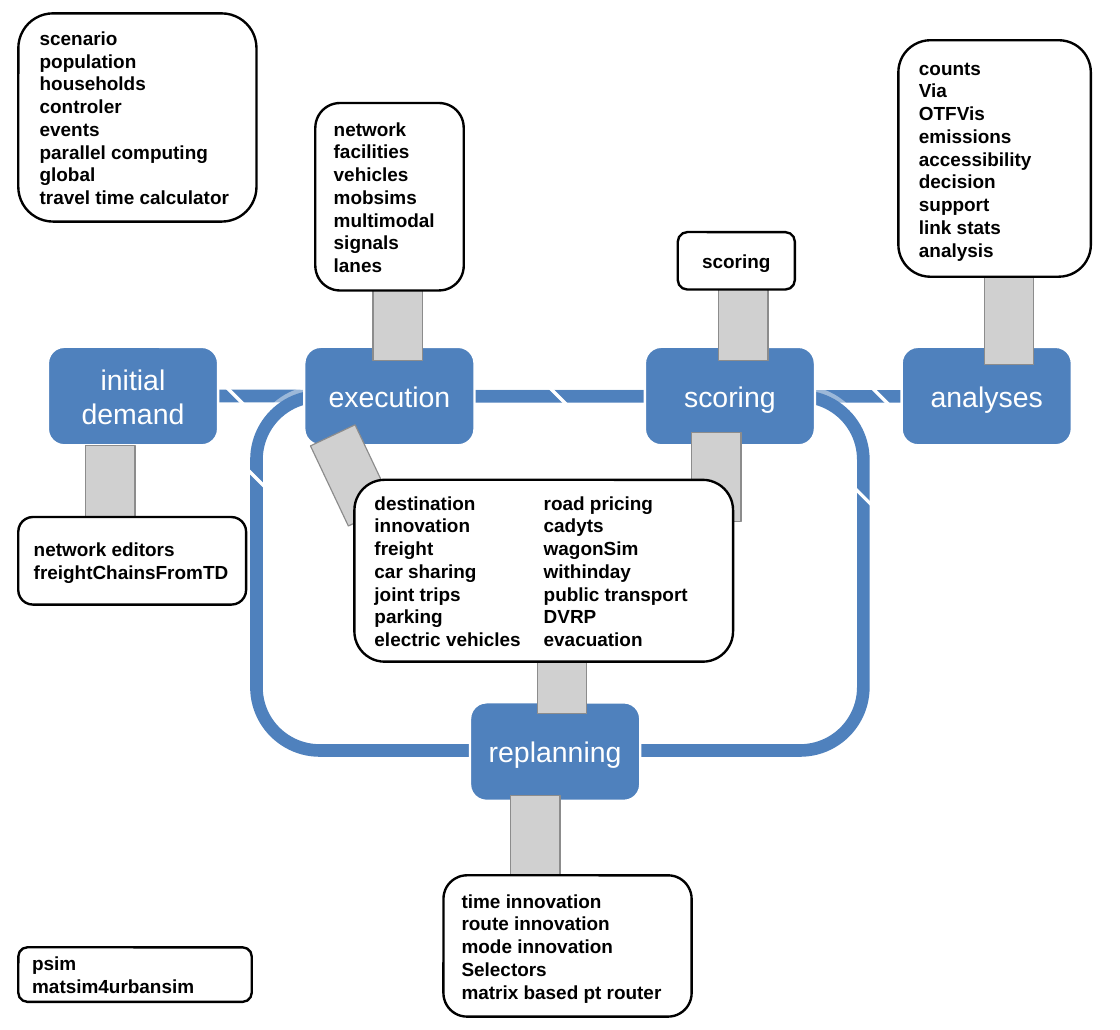
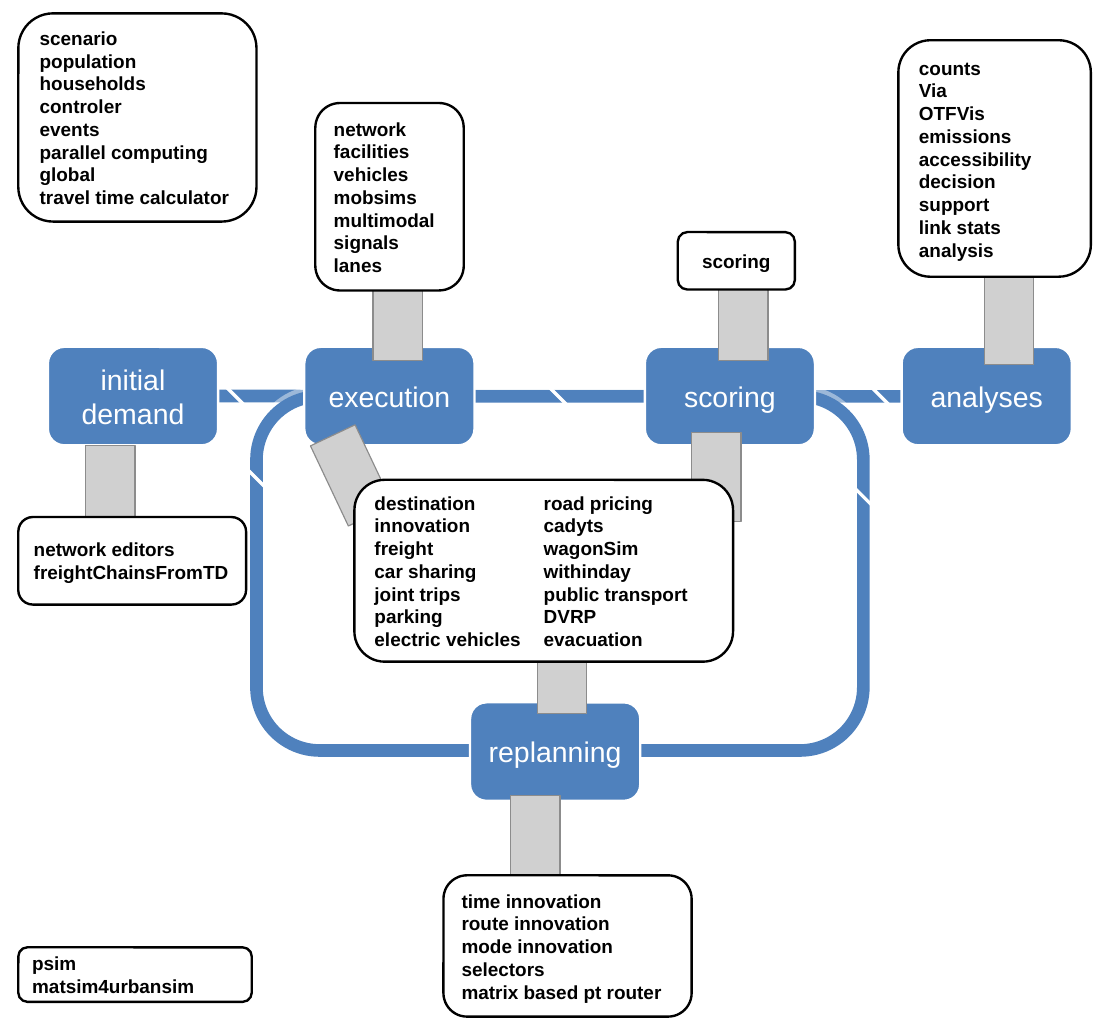
Before and after one commit to sashigurram/book, a slide deck: slide 1 of extending/figures/modules.pptx. Drawn at 1120x1030 pixels with LibreOffice and Linux fonts; fonts in the diff are those of the drawing; grey boxes stand for pictures; background and template pictures are left out. Boxes give left, top, right and bottom in pixels: in the first picture for what was removed or moved away, otherwise in the second. Text is boxed around its words. In the diff, an @@ line names an element or a change of style, - is before the commit and + after.

```diff
--- a/extending/figures/modules.pptx
+++ b/extending/figures/modules.pptx
@@ text in rounded rectangle at <box>462,962,545,977</box>: text changed @@
-Selectors
+selectors
```
Also in this commit, not shown: 6 other files.
